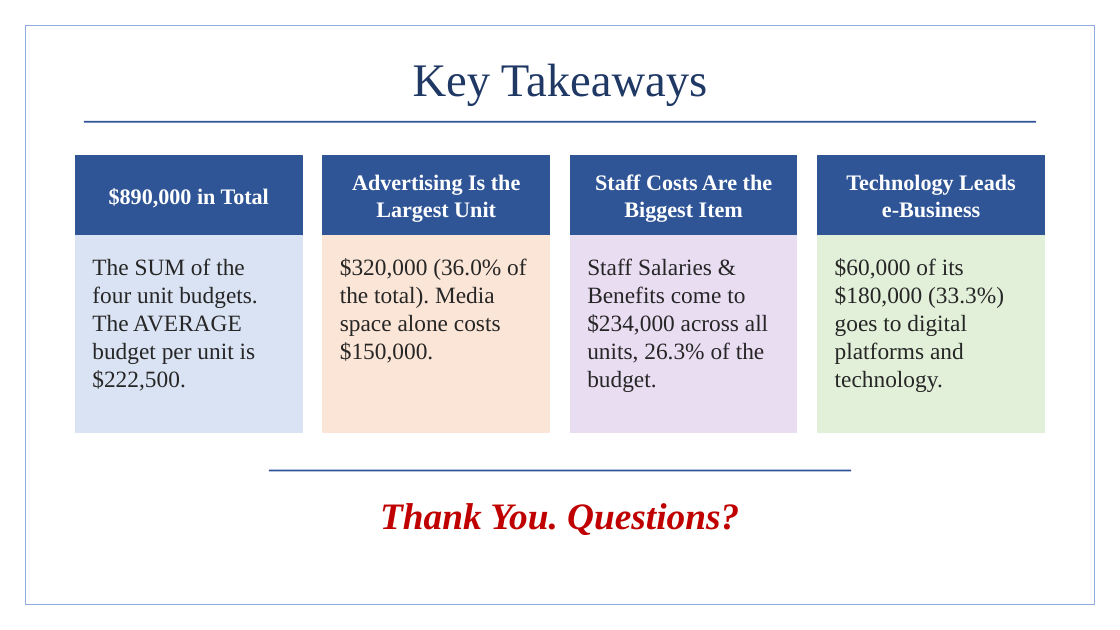
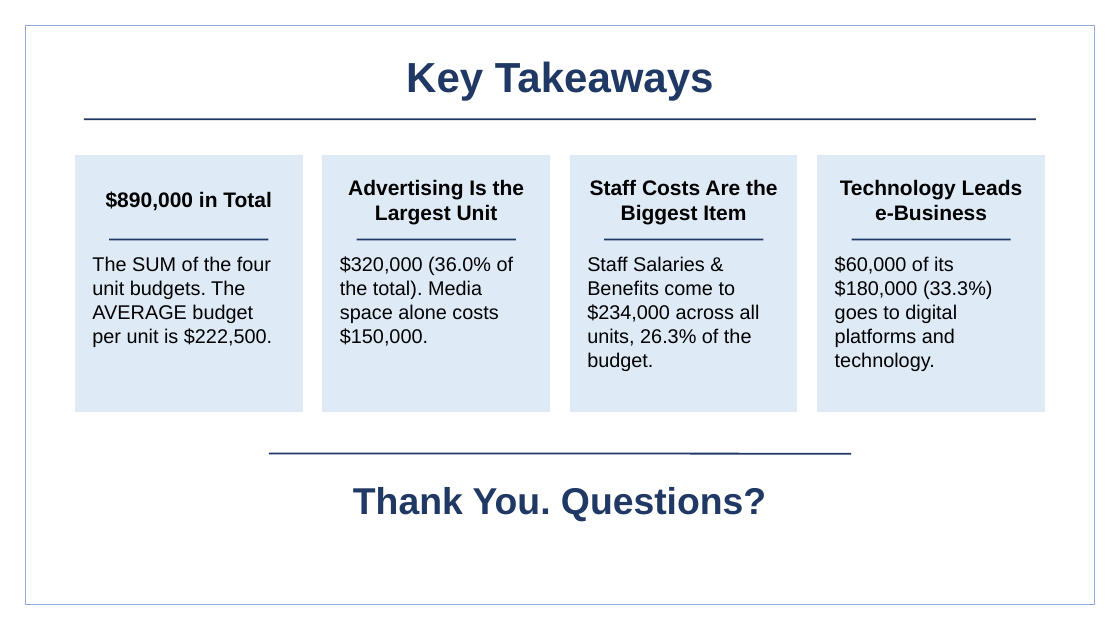
Before and after one commit to BadboyVee/BlackHoleeee, a slide deck: slide 9 of marketing-budget/Marketing_Department_Budget.pptx. Drawn at 1120x630 pixels with LibreOffice and Linux fonts; fonts in the diff are those of the drawing. Boxes give left, top, right and bottom in pixels: in the first picture for what was removed or moved away, otherwise in the second. Text is boxed around its words. In the diff, an @@ line names an element or a change of style, - is before the commit and + after.

```diff
--- a/marketing-budget/Marketing_Department_Budget.pptx
+++ b/marketing-budget/Marketing_Department_Budget.pptx
@@ text "Key Takeaways" at <box>406,61,714,100</box>: size 40 to 36 pt, font Times New Roman to Arial, bold on @@
@@ line (84, 119) - (1036, 119): stroke #2F5597 1.5 pt to #1F3864 1.5 pt @@
@@ rectangle: place and size @@
-rectangle at <box>76,155,302,235</box>
+rectangle at <box>76,155,302,412</box>
@@ text "$890,000 in Total" at <box>106,191,272,211</box>: size 19 to 18 pt, font Times New Roman to Arial, text colour #FFFFFF to #000000 @@
@@ rectangle: place and size @@
-rectangle at <box>323,155,550,235</box>
+rectangle at <box>323,155,550,412</box>
@@ text at <box>348,179,524,225</box>: text changed; size 19 to 18 pt; font Times New Roman to Arial; text colour #FFFFFF to #000000 @@
-Advertising Is the Largest Unit
+Advertising Is the
+Largest Unit
@@ rectangle: place and size @@
-rectangle at <box>571,155,797,235</box>
+rectangle at <box>571,155,797,412</box>
@@ text at <box>590,179,777,225</box>: text changed; size 19 to 18 pt; font Times New Roman to Arial; text colour #FFFFFF to #000000 @@
-Staff Costs Are the Biggest Item
+Staff Costs Are the
+Biggest Item
@@ fill #2F5597 to #DEEBF7; outline #2F5597 1 pt to #DEEBF7 1 pt in 4 elements at <box>76,155,302,412</box>, <box>323,155,550,412</box>, <box>571,155,797,412</box>, <box>818,155,1045,412</box> @@
@@ rectangle: place and size @@
-rectangle at <box>818,155,1045,235</box>
+rectangle at <box>818,155,1045,412</box>
@@ text "Technology Leads" at <box>840,179,1023,221</box>: size 19 to 18 pt, font Times New Roman to Arial, text colour #FFFFFF to #000000 @@
@@ rectangle removed at <box>76,235,302,433</box> @@
@@ line added from (109, 239) to (269, 239), #1F3864 1.5 pt @@
@@ rectangle removed at <box>323,235,550,433</box> @@
@@ line added from (357, 239) to (516, 239), #1F3864 1.5 pt @@
@@ rectangle removed at <box>571,235,797,433</box> @@
@@ line added from (604, 239) to (764, 239), #1F3864 1.5 pt @@
@@ rectangle removed at <box>818,235,1045,433</box> @@
@@ line added from (852, 239) to (1011, 239), #1F3864 1.5 pt @@
@@ size 20 to 17 pt, font Times New Roman to Arial, text colour #262626 to #000000 in 4 elements at <box>92,256,272,347</box>, <box>340,256,514,346</box>, <box>587,256,760,371</box>, <box>835,256,992,371</box> @@
@@ text "Thank You. Questions?": place and size @@
-text "Thank You. Questions?" at <box>380,503,739,535</box>
+text "Thank You. Questions?" at <box>353,487,766,522</box>
@@ text "Thank You. Questions?" at <box>353,487,766,522</box>: font Times New Roman to Arial, text colour #C00000 to #1F3864, italic off @@
@@ line moved from (269, 471) - (851, 471) to (269, 454) - (851, 454) @@
@@ line (269, 454) - (851, 454): stroke #2F5597 1.5 pt to #1F3864 1.5 pt @@
```
Also in this commit, not shown: 8 other slides changed, 4 other files.
